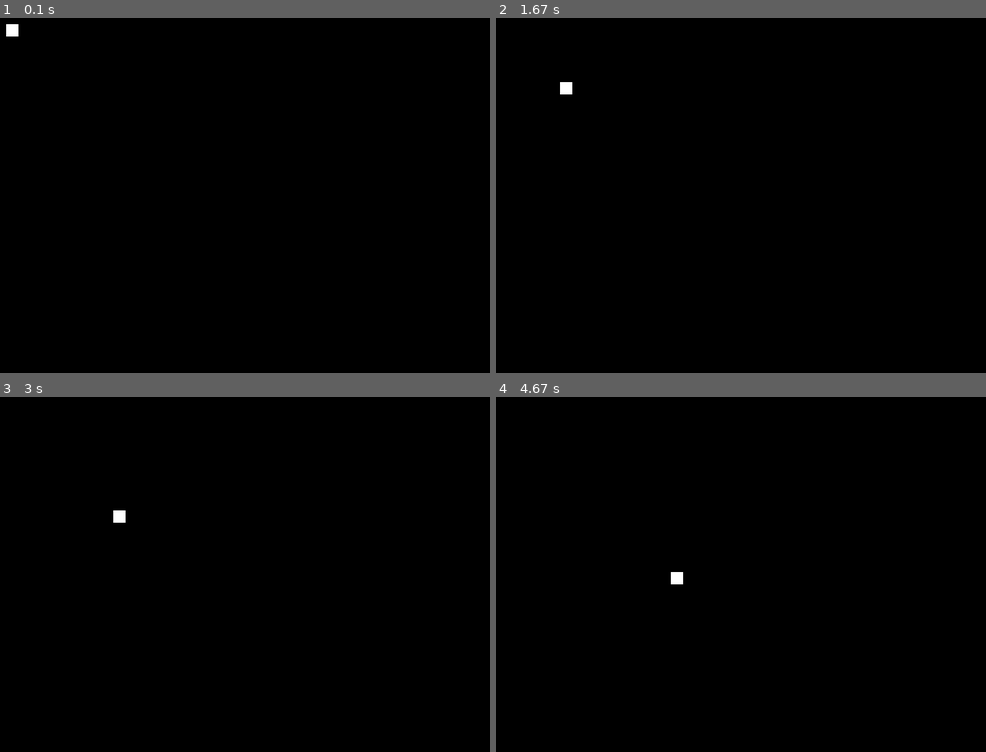
Above: before the commit, frames 1-4 (two rows, left to right).
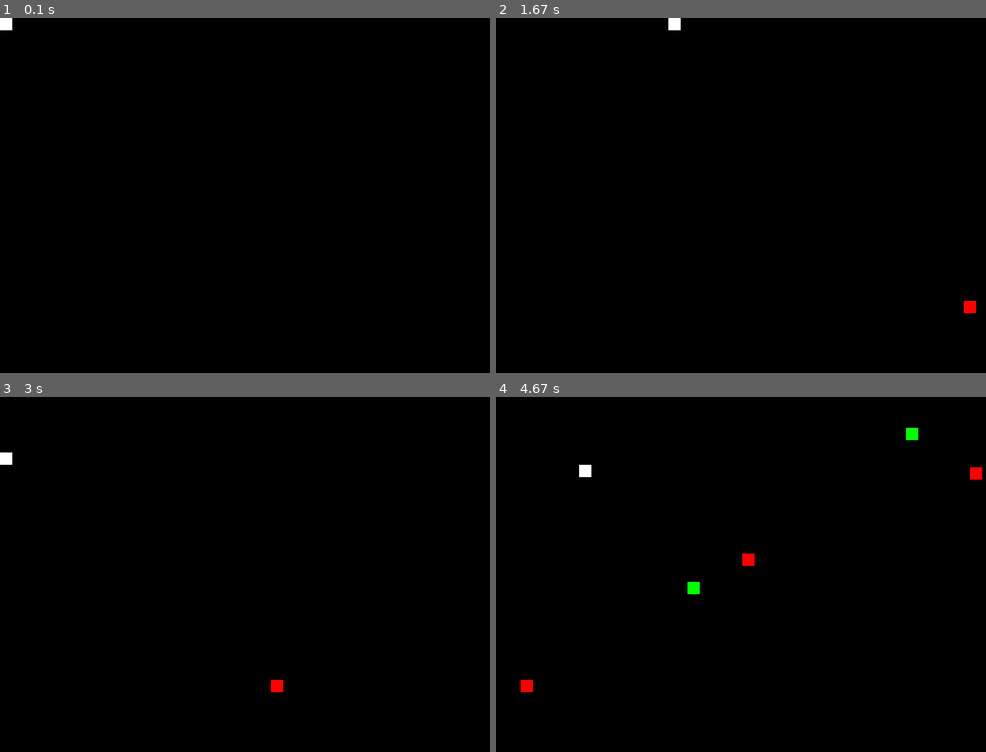
Above: after the commit, the same moments.

Repository: Godsider/goit_py_game
Game: pygame game, started from main.py
The game is run twice, just before and just after one commit, with the same random seed, the same clock (stepped at 60 frames per second) and the same inputs.
Inputs:
- Up to frame 1 (0.1 s): no input
- Up to frame 2 (1.67 s): hold Right 0.33-0.8 s; hold Right 1.17-1.63 s
- Up to frame 3 (3 s): hold Left 1.67-2.2 s; hold Down 2.23-2.53 s; hold Left 2.57-2.97 s
- Up to frame 4 (4.67 s): hold Up 3-3.37 s; hold Right 3.4-4.03 s; hold Down 4.07-4.43 s; hold Left from 4.47 s (still down)

The runs differ from the first frame. In frame 1, 0.1% of the frame differs, in the area x 0-4%, y 0-6%; in frame 2, 0.3%; in frame 3, 0.3%; in frame 4, 0.6%, in the area x 5-100%, y 8-84%.

Commit message:
homework 2

Diff:
--- a/main.py
+++ b/main.py
@@ -1,42 +1,99 @@
 import random
+from copy import copy
 import pygame
-from pygame.constants import QUIT
+from pygame.constants import QUIT, K_DOWN, K_UP, K_LEFT, K_RIGHT
 # Python has no constants on it's own,
 # so UPPERCASED var names are meant to mark vars that must not be changed since their creation to be used as constants
-
-def random_color(): # returns a random, non-dark color
-    return (random.randint(80, 255), random.randint(80, 255), random.randint(80, 255))
 
 screen = width, height = 800, 600
 
 BLACK = (0, 0, 0)
 WHITE = (255, 255, 255)
+RED = (255, 0, 0)
+GREEN = (0, 255, 0)
 
 pygame.init()
 main_surface = pygame.display.set_mode(screen)
+FPS = pygame.time.Clock()
 
 ball = pygame.Surface((20, 20))
 ball.fill(WHITE) # fills the ball with a color
 ball_rect = ball.get_rect()
-ball_speed = [1, 1] # "speed"? looks more like a shift amount while moving the ball
+ball_speed = 5
+
+def create_enemy():
+    enemy = pygame.Surface((20, 20))
+    enemy.fill(RED)
+    enemy_rect = pygame.Rect(width, random.randint(0, height), *enemy.get_size())
+    enemy_speed = random.randint(2, 5)
+    return [enemy, enemy_rect, enemy_speed]
+
+CREATE_ENEMY = pygame.USEREVENT + 1
+pygame.time.set_timer(CREATE_ENEMY, 1500)
+enemies = []
+
+def create_bonus():
+    bonus = pygame.Surface((20, 20))
+    bonus.fill(GREEN)
+    bonus_rect = pygame.Rect(random.randint(0, width), 0, *bonus.get_size())
+    bonus_speed = random.randint(2, 5)
+    return [bonus, bonus_rect, bonus_speed]
+
+CREATE_BONUS = pygame.USEREVENT + 2
+pygame.time.set_timer(CREATE_BONUS, 1500)
+bonuses = []
 
 is_working = True
 
 while is_working:
+
+    FPS.tick(60)
+
     for event in pygame.event.get():
         if event.type == QUIT:
             is_working = False
 
-    ball_rect = ball_rect.move(ball_speed)
+        if event.type == CREATE_ENEMY:
+            enemies.append(create_enemy())
 
-    if ball_rect.bottom >= height or ball_rect.top <= 0: # if the ball reaches the bottom or the top of the screen...
-        ball_speed[1] = -ball_speed[1] # ...change it vertical direction
-        ball.fill(random_color())
+        if event.type == CREATE_BONUS:
+            bonuses.append(create_bonus())
 
-    if ball_rect.right >= width or ball_rect.left <= 0: # if the ball reaches the right edge or the left edge of the screen...
-        ball_speed[0] = -ball_speed[0] # ...change it horizontal direction
-        ball.fill(random_color())
+    pressed_keys = pygame.key.get_pressed()
 
     main_surface.fill(BLACK) # fills the screen with a color
     main_surface.blit(ball, ball_rect) # puts the ball to the screen
+
+    # for enemy in enemies:
+    for enemy in copy(enemies):
+        enemy[1] = enemy[1].move(-enemy[2], 0)
+        main_surface.blit(enemy[0], enemy[1]) # puts the enemy to the screen
+        if enemy[1].left < 0:
+            enemies.pop(enemies.index(enemy))
+
+        if ball_rect.colliderect(enemy[1]): # test for the collision of 2 objects
+            enemies.pop(enemies.index(enemy))
+
+    # for bonus in bonuses:
+    for bonus in copy(bonuses):
+        bonus[1] = bonus[1].move(0, bonus[2])
+        main_surface.blit(bonus[0], bonus[1]) # puts the bonus to the screen
+        if bonus[1].bottom > height:
+            bonuses.pop(bonuses.index(bonus))
+
+        if ball_rect.colliderect(bonus[1]): # test for the collision of 2 objects
+            bonuses.pop(bonuses.index(bonus))
+
+    if pressed_keys[K_DOWN] and not ball_rect.bottom >= height:
+        ball_rect = ball_rect.move(0, ball_speed)
+
+    if pressed_keys[K_UP] and not ball_rect.top <= 0:
+        ball_rect = ball_rect.move(0, -ball_speed)
+
+    if pressed_keys[K_RIGHT] and not ball_rect.right >= width:
+        ball_rect = ball_rect.move(ball_speed, 0)
+
+    if pressed_keys[K_LEFT] and not ball_rect.left <= 0:
+        ball_rect = ball_rect.move(-ball_speed, 0)
+
     pygame.display.flip() # refreshes the screen
